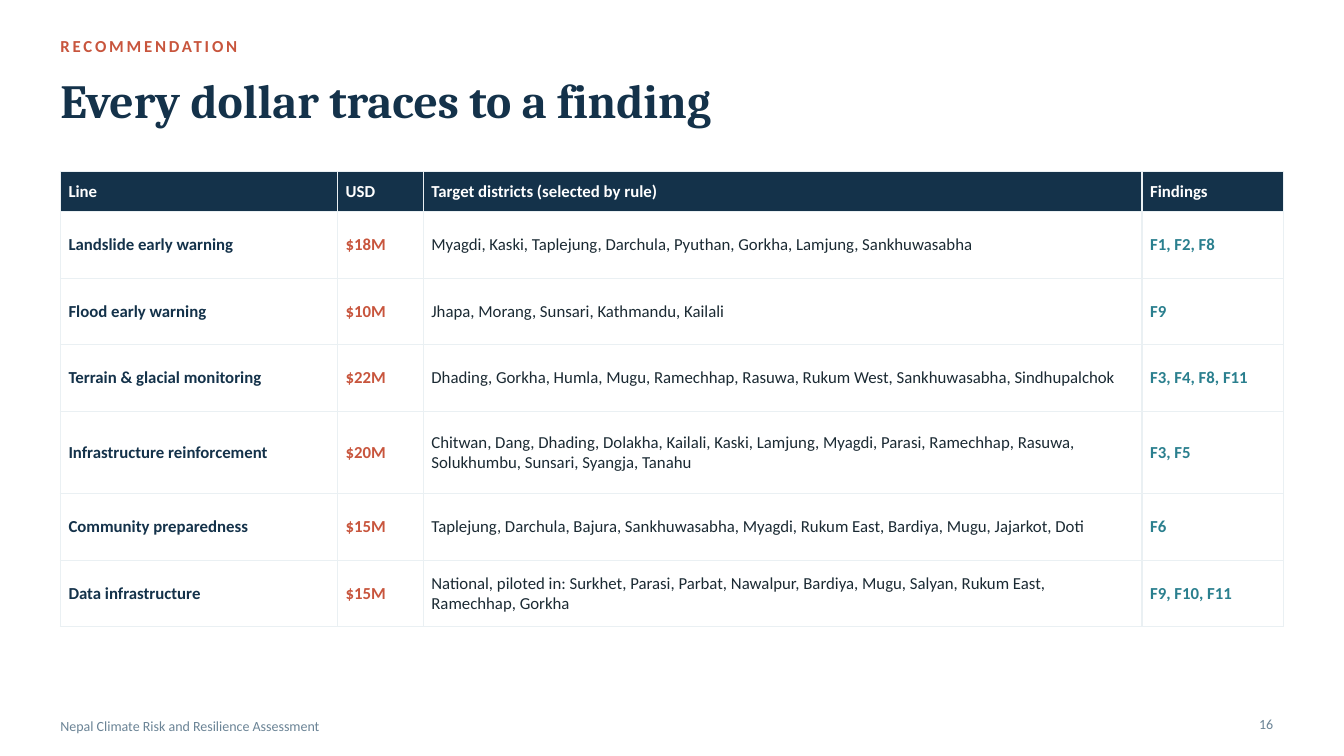
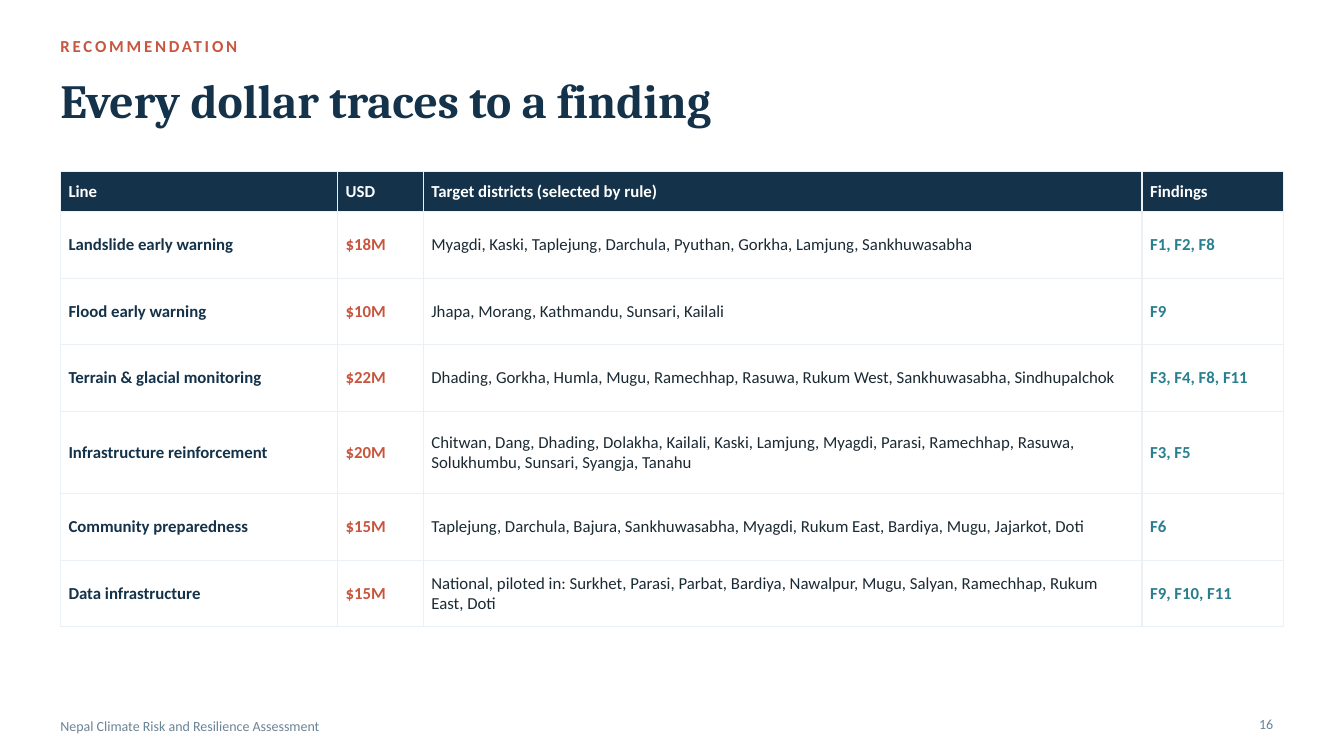
Before and after one commit to CodeWithDonKay/nepal-climate-risk, a slide deck: slide 16 of Nepal_Climate_Risk_Deck.pptx. Drawn at 1344x756 pixels with LibreOffice and Linux fonts; fonts in the diff are those of the drawing. Boxes give left, top, right and bottom in pixels: in the first picture for what was removed or moved away, otherwise in the second. Text is boxed around its words. In the diff, an @@ line names an element or a change of style, - is before the commit and + after.

```diff
--- a/Nepal_Climate_Risk_Deck.pptx
+++ b/Nepal_Climate_Risk_Deck.pptx
@@ table at box(60, 171, 1284, 615) @@
-row 3, column 3: Jhapa, Morang, Sunsari, Kathmandu, Kailali
+row 3, column 3: Jhapa, Morang, Kathmandu, Sunsari, Kailali
-row 7, column 3: National, piloted in: Surkhet, Parasi, Parbat, Nawalpur, Bardiya, Mugu, Salyan, Rukum East, Ramechhap, Gorkha
+row 7, column 3: National, piloted in: Surkhet, Parasi, Parbat, Bardiya, Nawalpur, Mugu, Salyan, Ramechhap, Rukum East, Doti
```
Also in this commit, not shown: 6 other slides changed, 18 other files.
